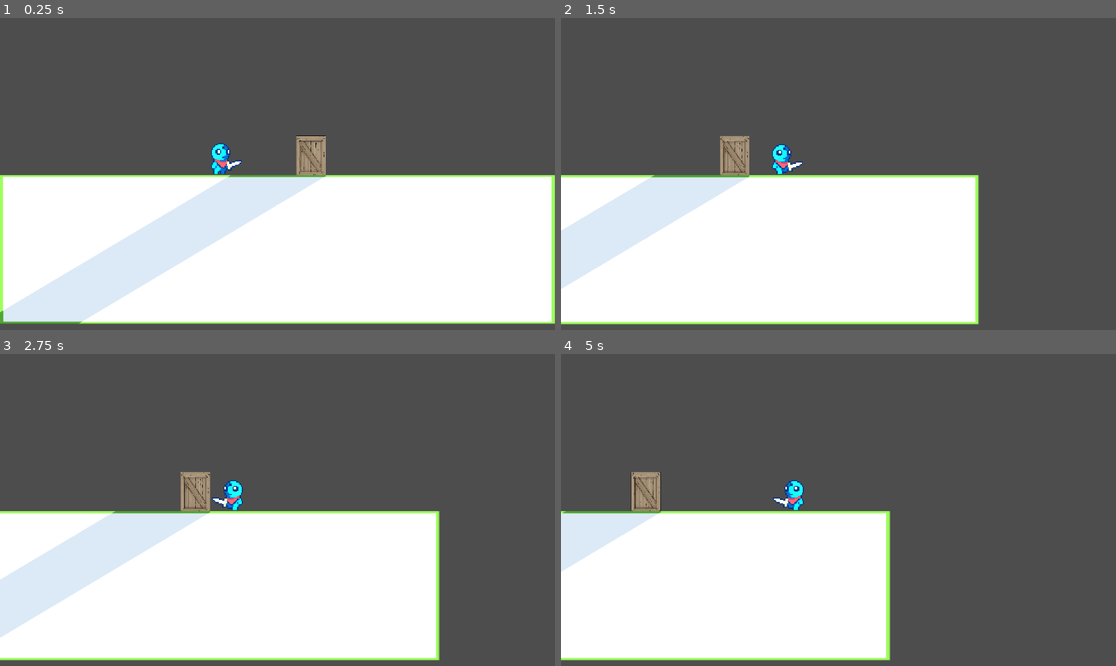
Above: before the commit, frames 1-4 (two rows, left to right).
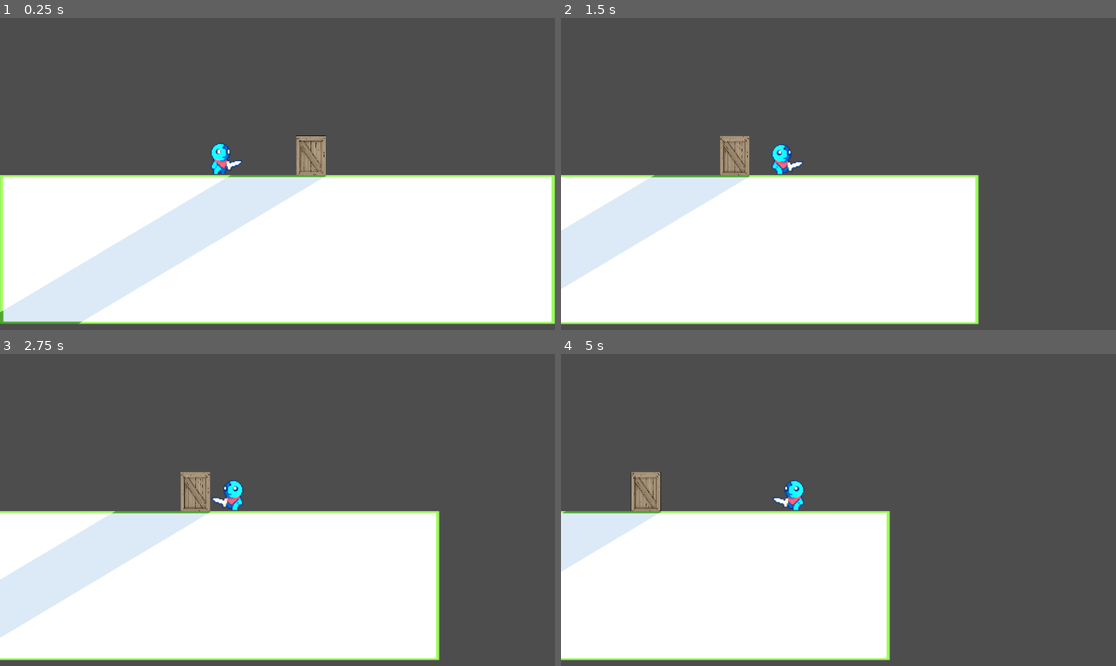
Above: after the commit, the same moments.

Repository: Emily-Random/Eclipsed
Game: Godot game, scene res://Main.tscn
The game is run twice, just before and just after one commit, with the same random seed, the same clock (stepped at 60 frames per second) and the same inputs.
Inputs:
- Up to frame 1 (0.25 s): no input
- Up to frame 2 (1.5 s): tap Enter at 0.5 s; hold D (Right) from 0.53 s (still down); tap Space (Jump) at 0.77 s
- Up to frame 3 (2.75 s): tap Space (Jump) at 1.52 s; release D (Right) at 2.03 s; hold Left (Left) from 2.03 s (still down)
- Up to frame 4 (5 s): release Left (Left) at 2.78 s; hold D (Right) 2.78-4.28 s; tap Space (Jump) at 3.02, 3.77, 4.52 s; hold Left (Left) from 4.28 s (still down)

The runs differ from the first frame. In frame 1, 0.1% of the frame differs, in the area x 0-59%, y 38-98%; in frame 2, 0.5%; in frame 3, 0.6%, in the area x 0-79%, y 38-98%; in frame 4, 0.6%.

Commit message:
Fixed blurry sprites.
Changed the textures rendering filter to nearest so that pixel art sprites are no longer blurry.

Diff:
--- a/project.godot
+++ b/project.godot
@@ -39,7 +39,3 @@
 "events": [Object(InputEventMouseButton,"resource_local_to_scene":false,"resource_name":"","device":-1,"window_id":0,"a …(253 unchanged characters)…
 ]
 }
-
-[rendering]
-
-textures/canvas_textures/default_texture_filter=0
